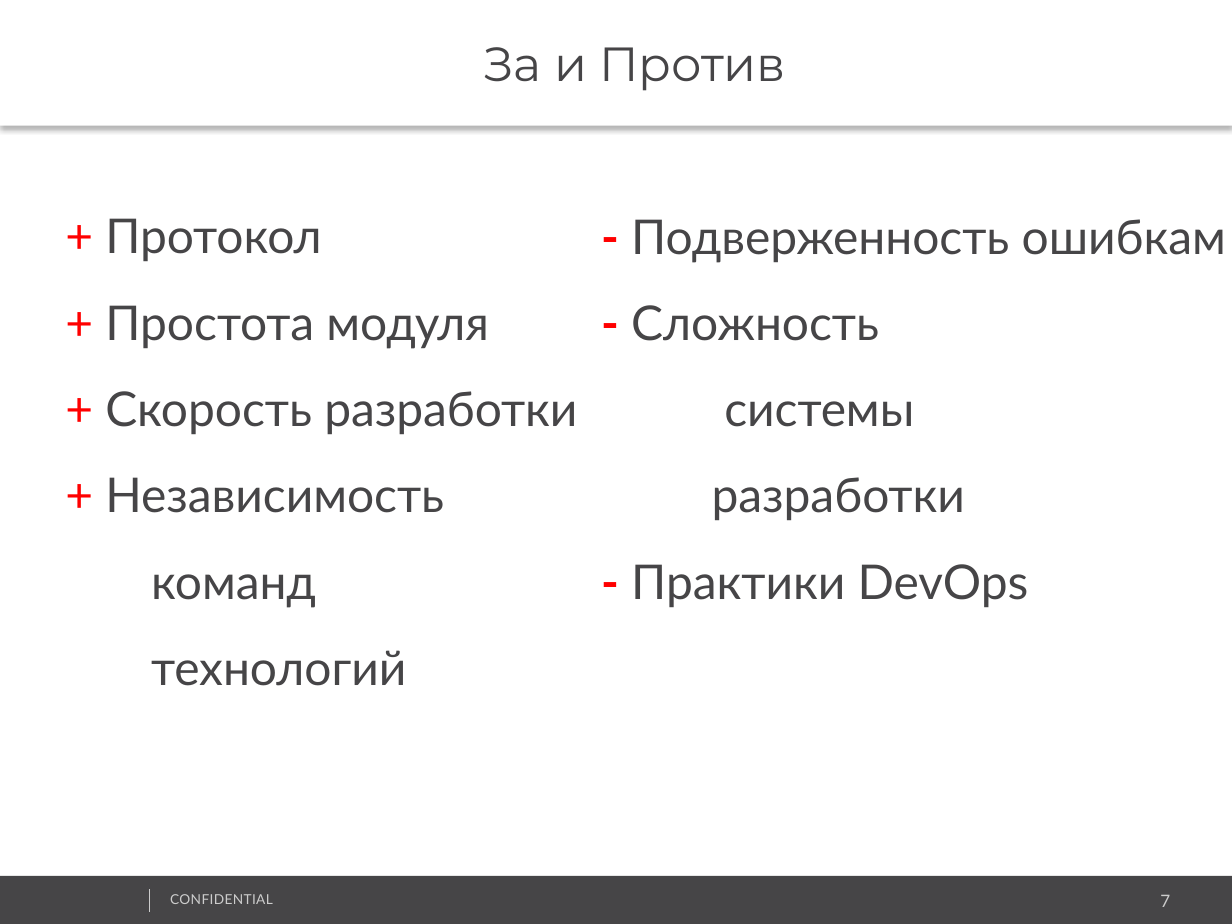
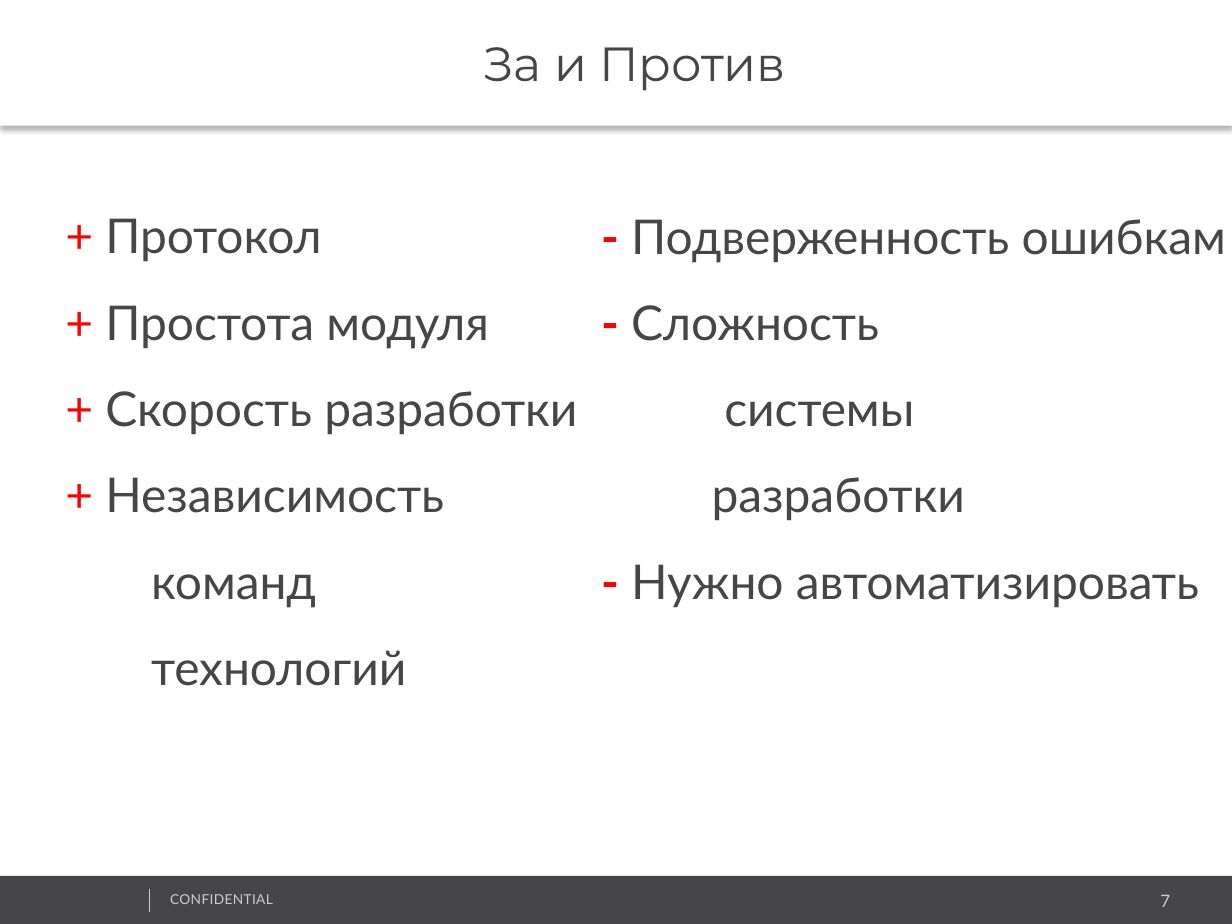
Before and after one commit to vitali-kviatkouski/personal, a slide deck: slide 7 of Microservices_Template.pptx. Drawn at 1232x924 pixels with LibreOffice and Linux fonts; fonts in the diff are those of the drawing; background and template pictures are left out. Boxes give left, top, right and bottom in pixels: in the first picture for what was removed or moved away, otherwise in the second. Text is boxed around its words. In the diff, an @@ line names an element or a change of style, - is before the commit and + after.

```diff
--- a/Microservices_Template.pptx
+++ b/Microservices_Template.pptx
@@ text at (631,564,1199,608): text changed @@
-  - Практики DevOps
+  - Нужно автоматизировать
```
Also in this commit, not shown: 4 other slides changed, 3 slides added.
